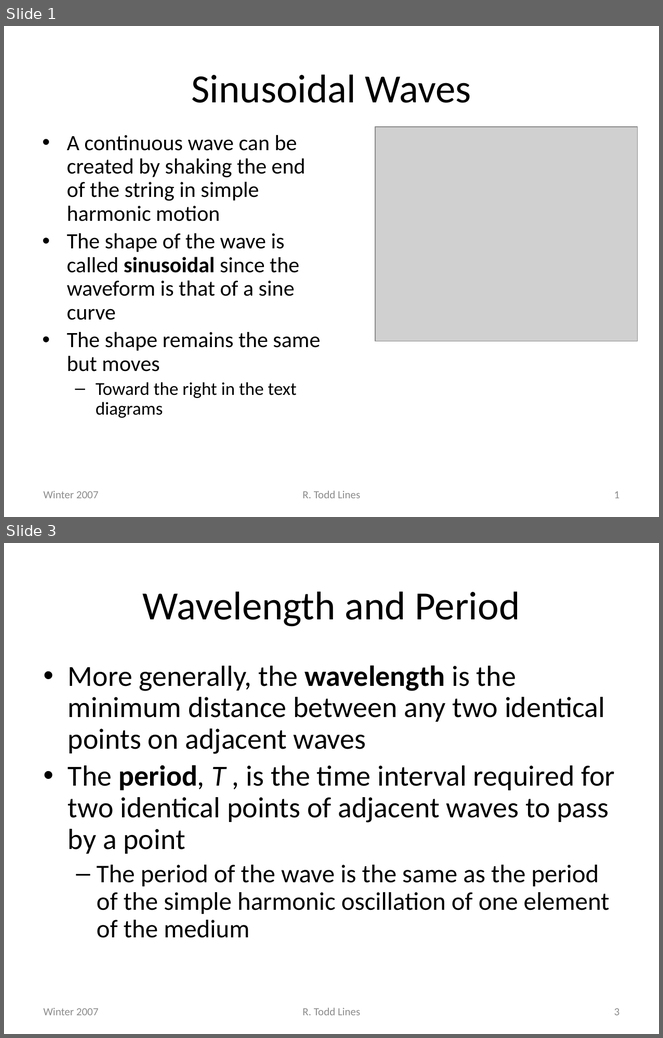
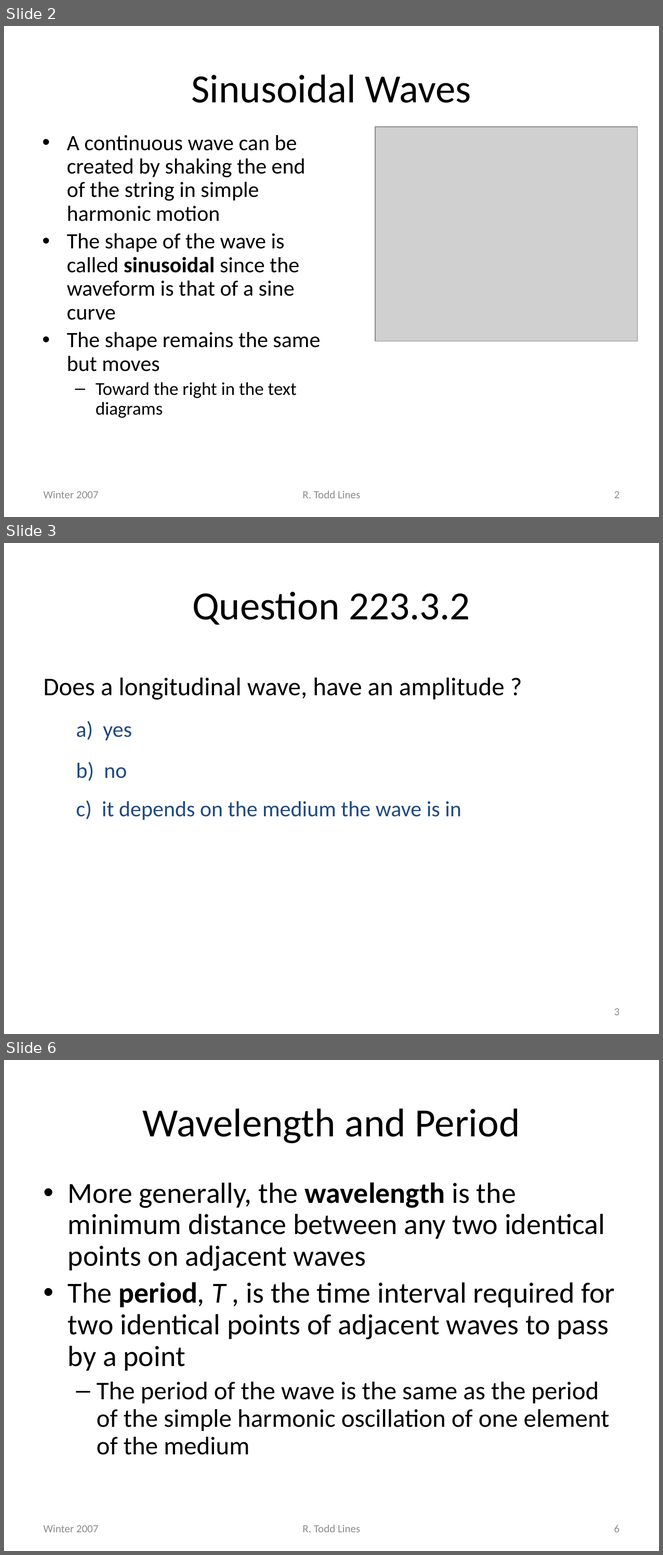
Before and after one commit to rtlines/PH223-Engineering-Physics, a slide deck: Slides/PH223_Lecture_03.pptx. Shown one above the other, each under a label of ours: slides 1 and 3 before the commit, slides 2, 3 and 6 after it; the slides between them are not shown. The pictures are 663x1038 and 663x1555 pixels, drawn with LibreOffice and Linux fonts; fonts in the diff are those of the drawing; grey boxes stand for pictures. Boxes give left, top, right and bottom in pixels: in the first picture for what was removed or moved away, otherwise in the second. Text is boxed around its words. In the diff, an @@ line names an element or a change of style, - is before the commit and + after.

```diff
--- a/Slides/PH223_Lecture_03.pptx
+++ b/Slides/PH223_Lecture_03.pptx
@@ slide 3 added at box(4, 543, 659, 1034), background #FFFFFF @@
@@ title added at box(192, 591, 470, 625), 44 pt, text #000000 @@
+Question 223.3.2
@@ text added at box(44, 678, 505, 820), 24 pt, text #1F497D @@
+Does a longitudinal wave, have an amplitude ?
+  a) yes
+  b) no
+  c) it depends on the medium the wave is in
@@ page number added at box(614, 1008, 620, 1016), 12 pt, text #8C8C8C @@
+3
@@ what was slide 1 is now slide 2 @@
@@ page number at box(614, 491, 620, 499): text changed @@
-1
+2
@@ what was slide 3 is now slide 6 @@
@@ page number at box(614, 1525, 620, 1533): text changed @@
-3
+6
```
Also in this commit, not shown: 1 slide changed, 7 other slides added.
